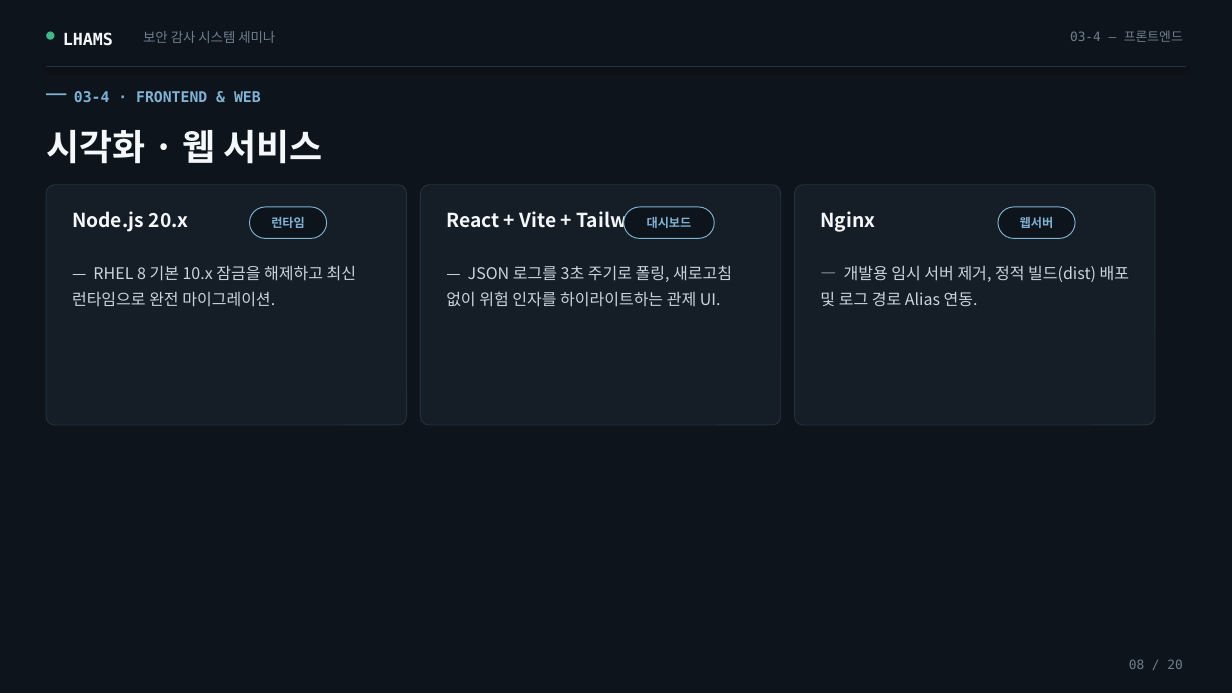
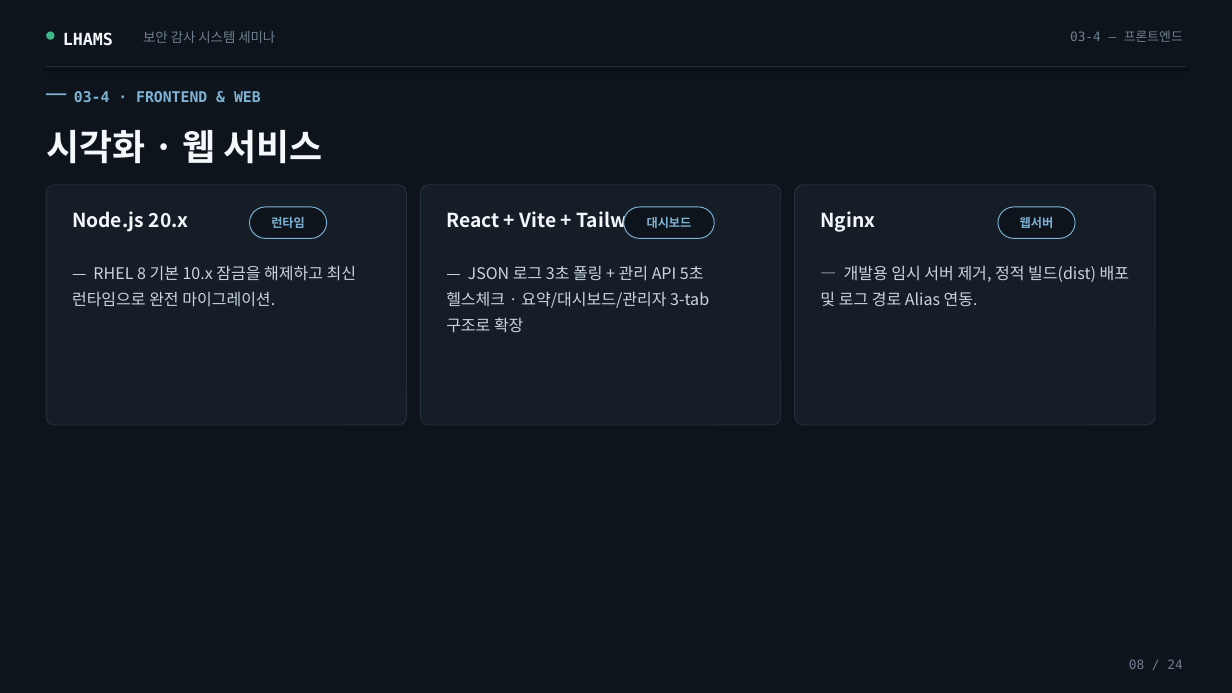
Before and after one commit to damhee-kim/lhams_project, a slide deck: slide 8 of docs/LHAMS_크리니티_통합세미나.pptx. Drawn at 1232x693 pixels with LibreOffice and Linux fonts; fonts in the diff are those of the drawing. Boxes give left, top, right and bottom in pixels: in the first picture for what was removed or moved away, otherwise in the second. Text is boxed around its words. In the diff, an @@ line names an element or a change of style, - is before the commit and + after.

Commit message:
[LAHMS] 전체 관리 리소스 개선 - 다중 서버 SI 고객사 관리 운영 UI/UX 개선 - 서비스 Ihams_watchdog.py 홈 경로 설정 외부 설정 가능 UI 기능 반영 - 세미나 자료 현행화

```diff
--- a/docs/LHAMS_크리니티_통합세미나.pptx
+++ b/docs/LHAMS_크리니티_통합세미나.pptx
@@ text at [446,265,709,333]: text changed @@
-— JSON 로그를 3초 주기로 폴링, 새로고침 없이 위험 인자를 하이라이트하는 관제 UI.
+— JSON 로그 3초 폴링 + 관리 API 5초 헬스체크 · 요약/대시보드/관리자 3-tab 구조로 확장
@@ text at [1129,659,1182,669]: text changed @@
-08 / 20
+08 / 24
```
Also in this commit, not shown: 18 other slides changed, 4 slides added, 18 other files.
